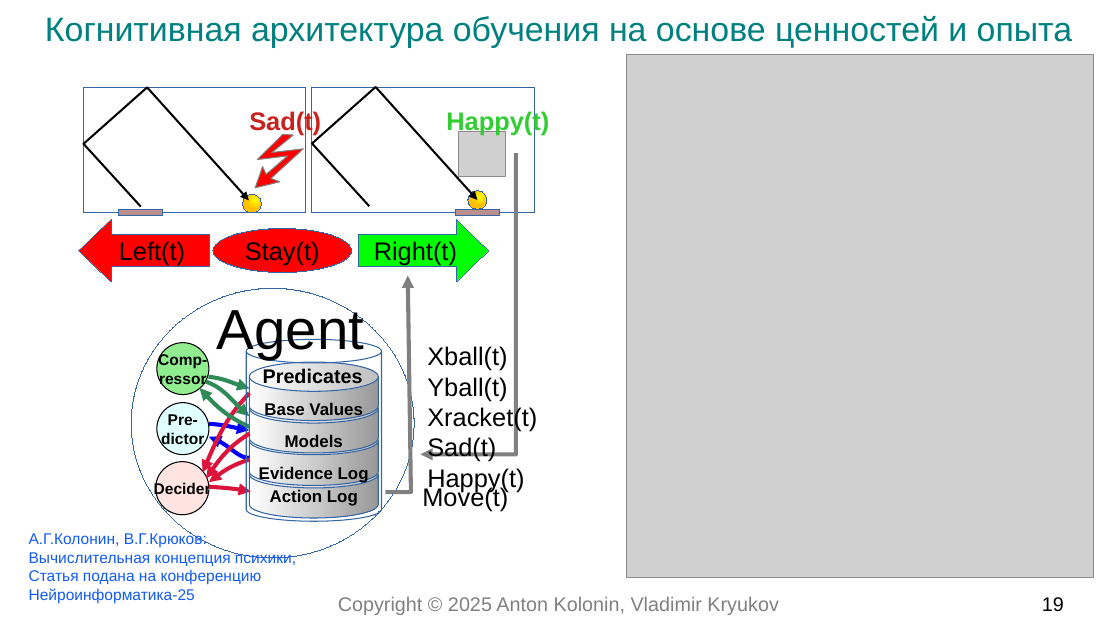
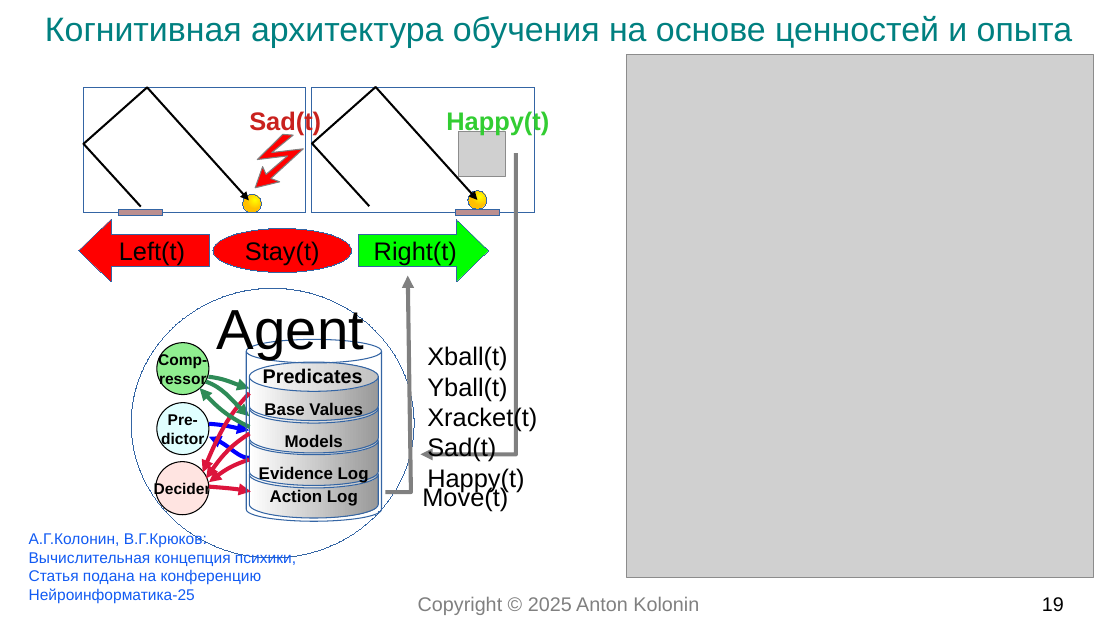
Before and after one commit to aigents/iai, a slide deck: slide 19 of docs/2025/psyche_model_kolonin_ru.odp. Drawn at 1120x630 pixels with LibreOffice and Linux fonts; fonts in the diff are those of the drawing; grey boxes stand for pictures. Boxes give left, top, right and bottom in pixels: in the first picture for what was removed or moved away, otherwise in the second. Text is boxed around its words. In the diff, an @@ line names an element or a change of style, - is before the commit and + after.

```diff
--- a/docs/2025/psyche_model_kolonin_ru.odp
+++ b/docs/2025/psyche_model_kolonin_ru.odp
@@ text at [418, 596, 699, 615]: text changed @@
-Copyright © 2025 Anton Kolonin, Vladimir Kryukov
+Copyright © 2025 Anton Kolonin
```
Also in this commit, not shown: 1 other slide changed, 1 other file.
